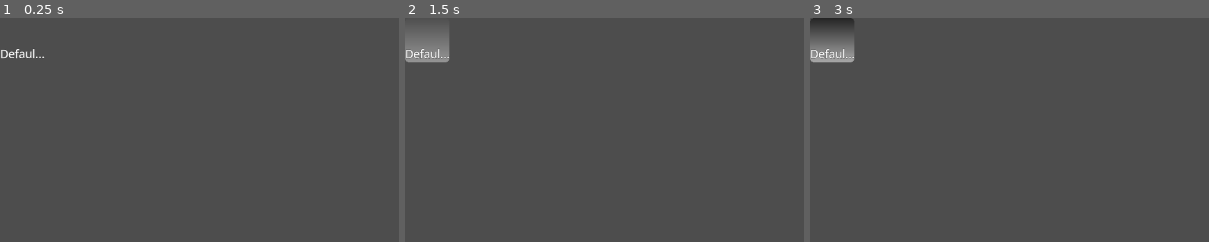
Above: before the commit, frames 1-3 (left to right).
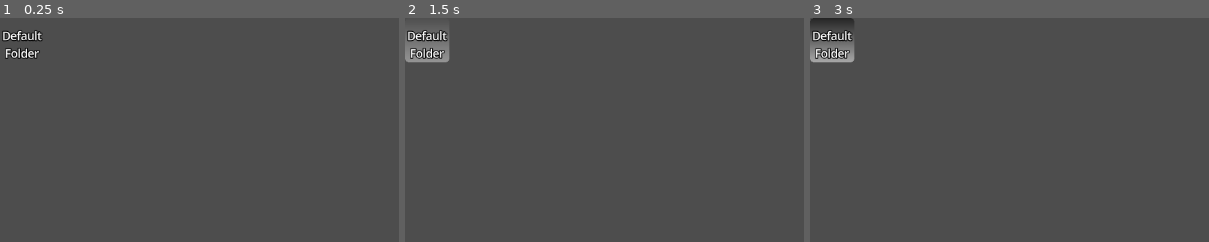
Above: after the commit, the same moments.

Repository: userhaj/FileBrowser
Game: Godot game, scene res://FileBrowser/folder.tscn
Same seed, same stepped clock (60 frames per second), same inputs: the game is played once before the commit and once after it. This scene is started directly instead of the project's main scene.
Inputs (mouse positions are % of the whole screen's width and height, from its top left):
- Up to frame 1 (0.25 s): no input
- Up to frame 2 (1.5 s): click "📁" at 0.5 s; click "📁" at 1.25 s
- Up to frame 3 (3 s): click "📁" at 2 s; tap Enter at 2.75 s; move the mouse to (72, 45) at 2.77 s; hold Shift from 2.78 s (still down); click (72, 45) at 2.92 s
The pictures show only the part of the screen within x 0-50%, y 0-50%; the shares and areas given below are measured in that part.

The runs differ from the first frame. In frame 1, 0.7% of the frame differs, in the area x 0-12%, y 5-19%; in frame 2, 0.7%; in frame 3, 0.7%.

Commit message:
Double line large icon text label

Diff:
--- a/FileBrowser/folder.gd
+++ b/FileBrowser/folder.gd
@@ -27,10 +27,10 @@
 	if $ImageLabel:
 		var height = $".".get_rect().size.y
 		var width = $".".get_rect().size.x
-		var text_height = $NameLabel.get_line_height()
+		var text_height = $NameLabel.get_line_height() * 2
 		var scale_y = (height - text_height) / 27
 		var scale_x = width / (ICON_DIMENSION - 4)
-		var scale_amount =  Vector2(scale_x, scale_y)
+		var scale_amount =  Vector2(scale_y, scale_y)
 		$ImageLabel.scale = scale_amount
 		$VisibleOnScreenNotifier2D.scale = scale_amount
 
--- a/FileBrowser/folder.tscn
+++ b/FileBrowser/folder.tscn
@@ -41,7 +41,7 @@
 shader_parameter/border_color = Color(0, 0, 0, 0.729412)
 
 [sub_resource type="LabelSettings" id="LabelSettings_ld3c6"]
-outline_size = 3
+outline_size = 7
 outline_color = Color(0, 0, 0, 1)
 
 [node name="Folder" type="TextureButton"]
@@ -102,16 +102,16 @@
 anchor_top = 1.0
 anchor_right = 1.0
 anchor_bottom = 1.0
-offset_top = -64.0
+offset_top = -49.0
 grow_horizontal = 2
 grow_vertical = 0
 mouse_filter = 1
 text = "Default Folder"
 label_settings = SubResource("LabelSettings_ld3c6")
 horizontal_alignment = 1
-vertical_alignment = 2
-clip_text = true
-text_overrun_behavior = 3
+vertical_alignment = 1
+autowrap_mode = 1
+text_overrun_behavior = 2
 
 [node name="VisibleOnScreenNotifier2D" type="VisibleOnScreenNotifier2D" parent="."]
 scale = Vector2(1.88571, 1.94286)
